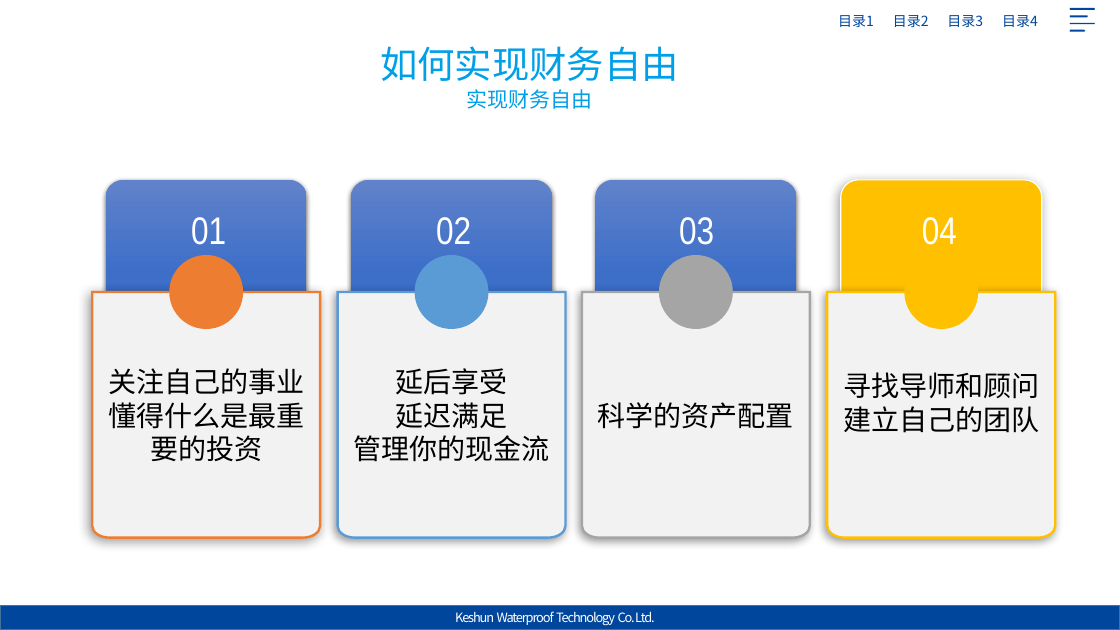
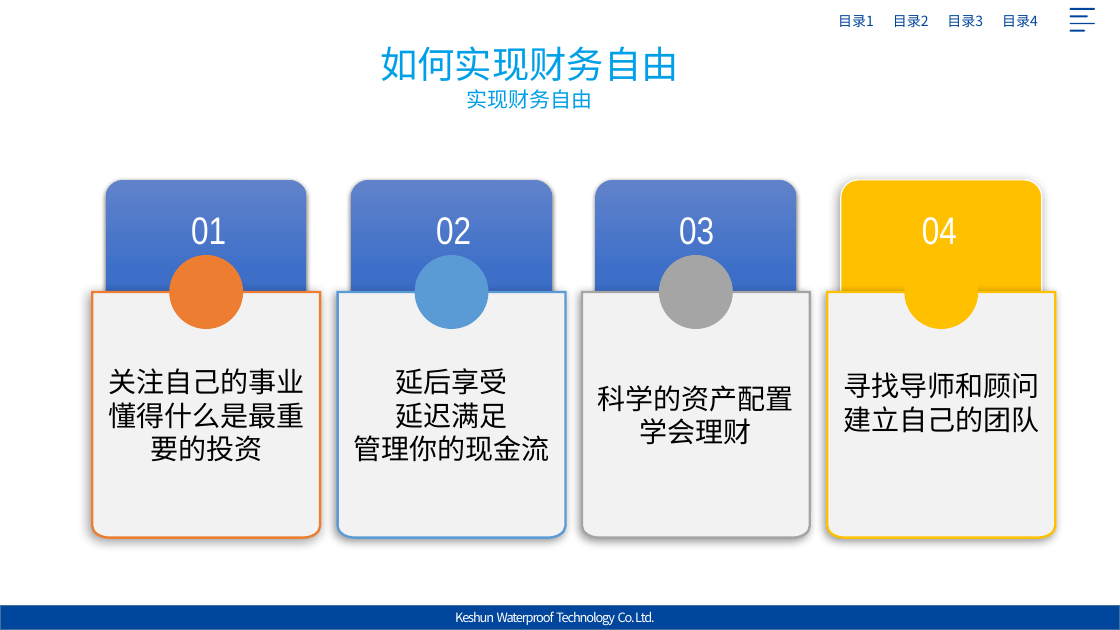
Before and after one commit to Jack-liangqihua/ABAP_CODER, a slide deck: slide 11 of 专题研究/晨会主题/201904财务自由.pptx. Drawn at 1120x630 pixels with LibreOffice and Linux fonts; fonts in the diff are those of the drawing; background and template pictures are left out. Boxes give left, top, right and bottom in pixels: in the first picture for what was removed or moved away, otherwise in the second. Text is boxed around its words. In the diff, an @@ line names an element or a change of style, - is before the commit and + after.

```diff
--- a/专题研究/晨会主题/201904财务自由.pptx
+++ b/专题研究/晨会主题/201904财务自由.pptx
@@ text in freeform shape at (640, 418, 752, 445): paragraph added @@
+学会理财
```
Also in this commit, not shown: 6 other slides changed, 1 slide added, 6 slides removed.
